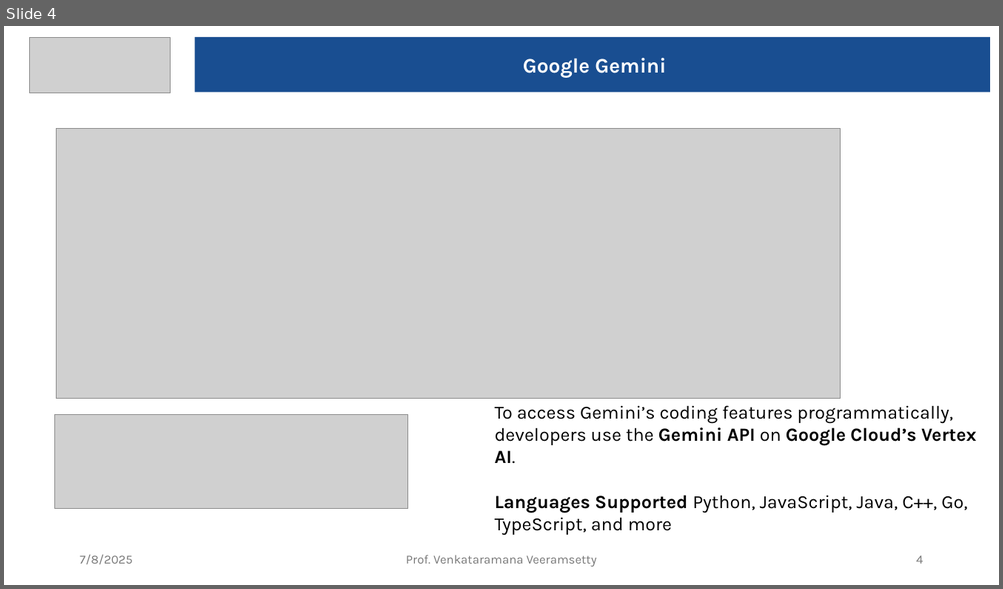
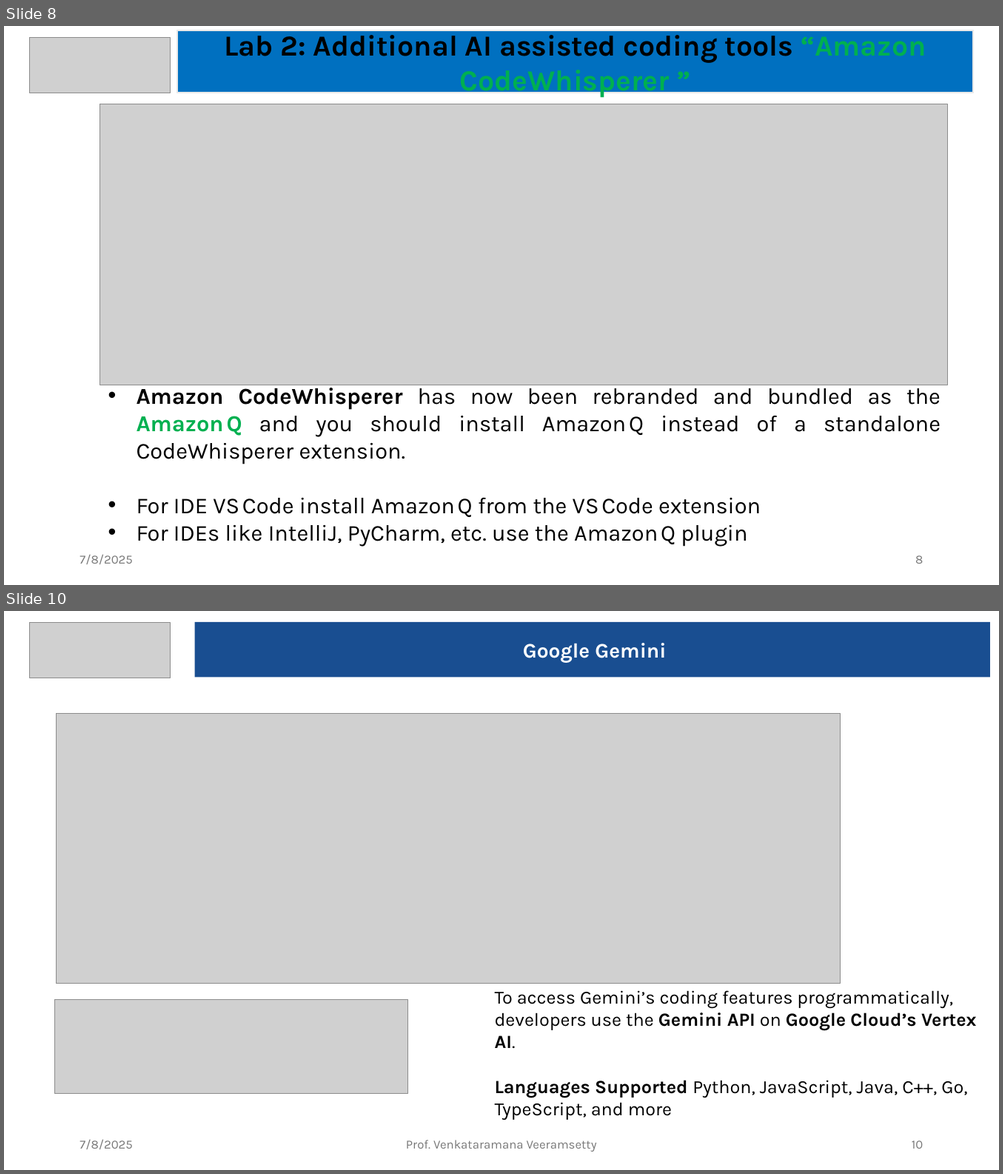
Before and after one commit to vvrgit/AI-Assisted-Coding, a slide deck: Lecture#3.pptx. Shown one above the other, each under a label of ours: slide 4 before the commit, slides 8 and 10 after it; the slides between them are not shown. The pictures are 1003x589 and 1003x1174 pixels, drawn with LibreOffice and Linux fonts; fonts in the diff are those of the drawing; grey boxes stand for pictures. Boxes give left, top, right and bottom in pixels: in the first picture for what was removed or moved away, otherwise in the second. Text is boxed around its words. In the diff, an @@ line names an element or a change of style, - is before the commit and + after.

```diff
--- a/Lecture#3.pptx
+++ b/Lecture#3.pptx
@@ slide 8 added at <box>4,26,999,585</box>, background #FFFFFF @@
@@ picture added at <box>30,38,170,93</box> @@
@@ rectangle added at <box>177,30,973,93</box>, fill #0070C0, outline #E8E8E8 1.5 pt, 28 pt, text #000000, bold @@
+Lab 2: Additional AI assisted coding tools “Amazon CodeWhisperer ”
@@ picture added at <box>100,104,947,385</box> @@
@@ text added at <box>136,384,940,547</box>, 22 pt, text #000000 @@
+• Amazon CodeWhisperer has now been rebranded and bundled as the Amazon Q and you should install Amazon Q instead of a standalone CodeWhisperer extension.
+• For IDE VS Code install Amazon Q from the VS Code extension
+• For IDEs like IntelliJ, PyCharm, etc. use the Amazon Q plugin
@@ text added at <box>79,555,133,565</box>, 12 pt, text #797979 @@
+7/8/2025
@@ page number added at <box>915,556,922,564</box>, 12 pt, text #797979 @@
+8
@@ what was slide 4 is now slide 10 @@
@@ page number at <box>911,1141,922,1149</box>: text changed @@
-4
+10
```
Also in this commit, not shown: 5 other slides added, 1 other file.
